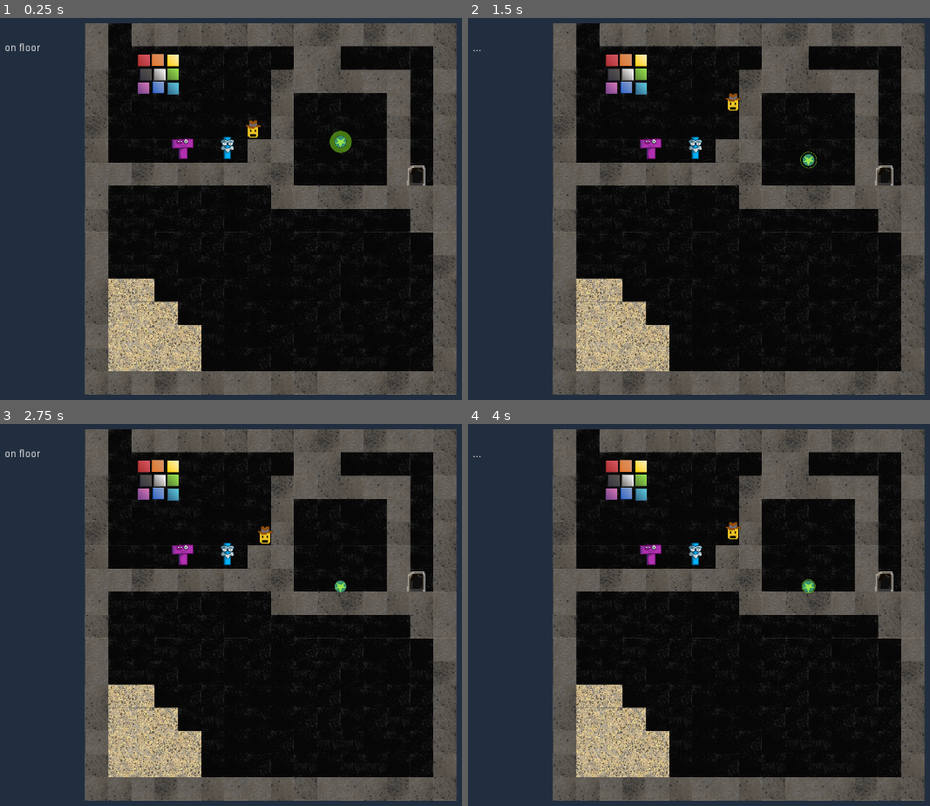
Above: before the commit, frames 1-4 (two rows, left to right).
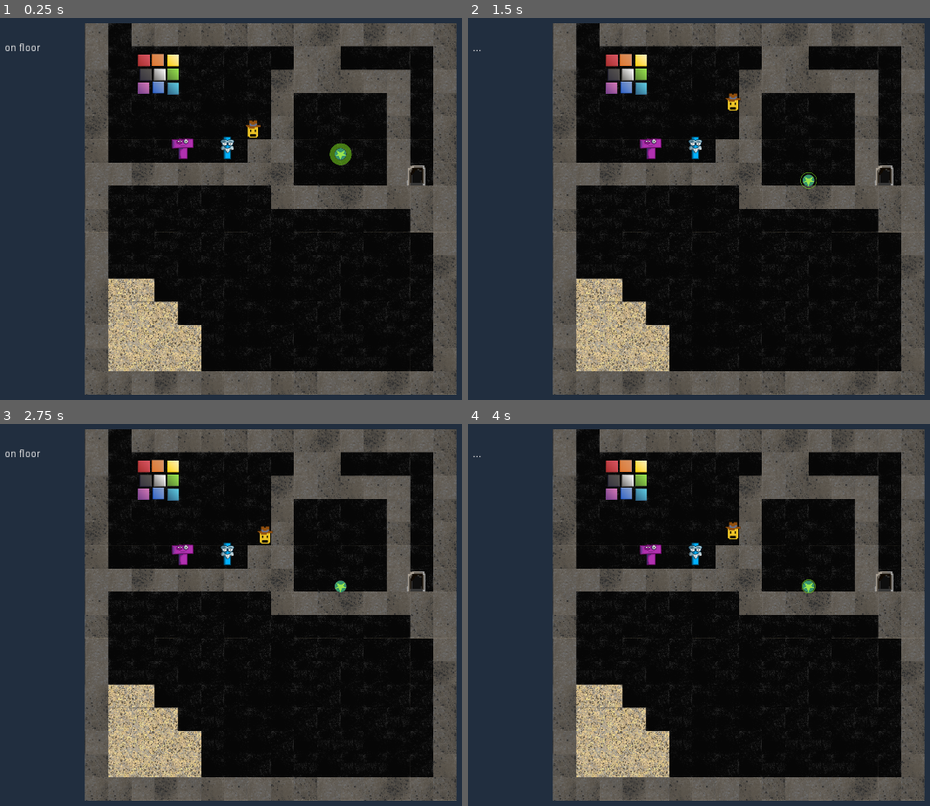
Above: after the commit, the same moments.

Repository: tangentstorm/ld48
Game: Godot game, scene res://scene.tscn
The game is run twice, just before and just after one commit, with the same random seed, the same clock (stepped at 60 frames per second) and the same inputs.
Inputs:
- Up to frame 1 (0.25 s): no input
- Up to frame 2 (1.5 s): hold E 0.53-1.28 s; hold Right from 0.53 s (still down); tap Space at 0.77 s; tap E at 1.35 s
- Up to frame 3 (2.75 s): tap Space at 1.52 s; release Right at 2.03 s; hold Left from 2.03 s (still down); hold E from 2.03 s (still down)
- Up to frame 4 (4 s): tap Enter at 2.75 s; release Left at 2.78 s; release E at 2.78 s; hold Right from 2.78 s (still down); tap E at 2.85 s; tap Space at 3.02, 3.77 s; hold E from 3.53 s (still down)

The runs differ from the first frame. In frame 1, 0.3% of the frame differs, in the area x 71-77%, y 29-39%; in frame 2, 0.2%; in frame 3, less than 0.1%; in frame 4, less than 0.1%.

Commit message:
scale gravity

Diff:
--- a/game/project.godot
+++ b/game/project.godot
@@ -22,6 +22,9 @@
 [physics]
 
 common/enable_pause_aware_picking=true
+2d/cell_size=4
+2d/default_gravity=980
+2d/default_gravity_vector=Vector2( 0, 2.5 )
 
 [rendering]
 
